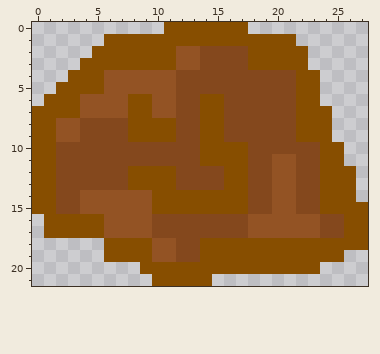
One commit to this pixel-art sprite: CookieMod/Projectiles/GingerBlob.png. The picture above is the old version.
The file is 28x22 pixels.
And afterwards:
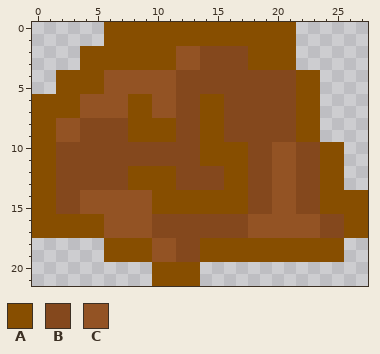
Palette (. is transparent): A #874e00  B #84481d  C #935324
Author's note on the commit: Still Needs Improvements
From old to new:
{"y":0,"x":6,"old":".....","new":"AAAAA"}
{"y":0,"x":18,"old":"....","new":"AAAA"}
{"y":2,"x":4,"old":".","new":"A"}
{"y":2,"x":22,"old":"A","new":"."}
{"y":3,"x":22,"old":"A","new":"."}
{"y":4,"x":2,"old":".","new":"A"}
{"y":6,"x":0,"old":".","new":"A"}
{"y":7,"x":24,"old":"A","new":"."}
{"y":8,"x":24,"old":"A","new":"."}
{"y":9,"x":24,"old":"A","new":"."}
{"y":10,"x":20,"old":"BB","new":"CC"}
{"y":12,"x":26,"old":"A","new":"."}
{"y":13,"x":26,"old":"A","new":"."}
{"y":14,"x":27,"old":".","new":"A"}
{"y":16,"x":0,"old":".","new":"A"}
{"y":17,"x":0,"old":".","new":"A"}
{"y":18,"x":26,"old":"AA","new":".."}
{"y":20,"x":9,"old":"A","new":"."}
{"y":20,"x":14,"old":"AAAAAAAAAA","new":".........."}
{"y":21,"x":14,"old":"A","new":"."}
{"label":"added","picture_box":[32,22,164,106]}
{"label":"changed","picture_box":[248,22,368,202]}
{"label":"added","picture_box":[32,214,44,238]}
{"label":"erased","picture_box":[140,238,368,286]}
